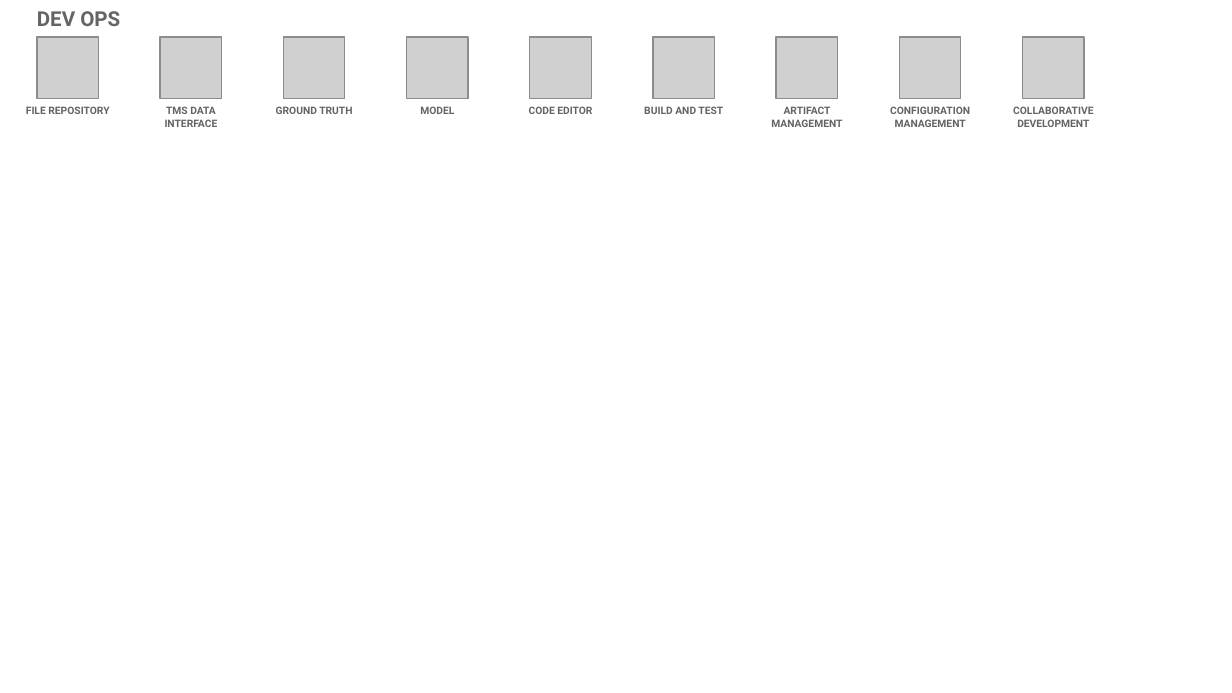
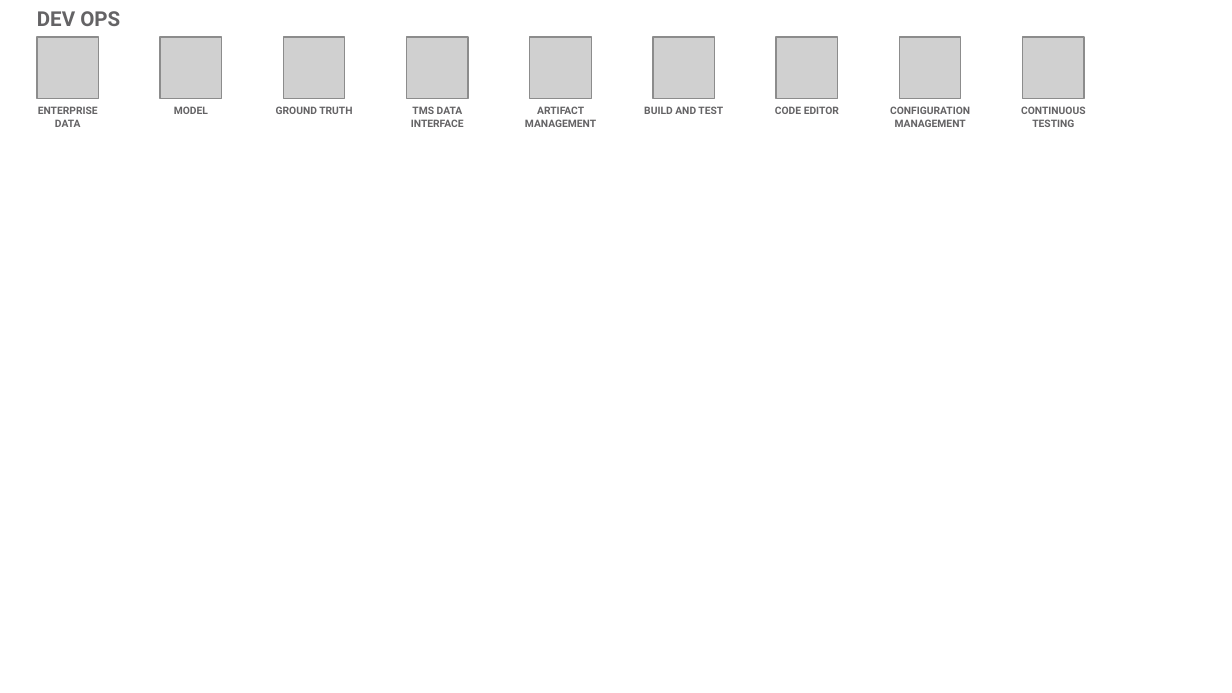
Before and after one commit to l2fprod/myarchitecture, a slide deck: slide 16 of mycatalog-architecture-diagram-template.pptx. Drawn at 1232x693 pixels with LibreOffice and Linux fonts; fonts in the diff are those of the drawing; grey boxes stand for pictures. Boxes give left, top, right and bottom in pixels: in the first picture for what was removed or moved away, otherwise in the second. Text is boxed around its words. In the diff, an @@ line names an element or a change of style, - is before the commit and + after.

```diff
--- a/mycatalog-architecture-diagram-template.pptx
+++ b/mycatalog-architecture-diagram-template.pptx
@@ text at bbox=[38, 106, 98, 127]: text changed @@
-FILE REPOSITORY
+ENTERPRISE DATA
@@ text at bbox=[174, 106, 208, 114]: text changed @@
-TMS DATA INTERFACE
+MODEL
@@ text at bbox=[411, 106, 464, 127]: text changed @@
-MODEL
+TMS DATA INTERFACE
@@ text at bbox=[525, 106, 596, 127]: text changed @@
-CODE EDITOR
+ARTIFACT MANAGEMENT
@@ text at bbox=[775, 106, 839, 114]: text changed @@
-ARTIFACT MANAGEMENT
+CODE EDITOR
@@ text at bbox=[1021, 106, 1085, 127]: text changed @@
-COLLABORATIVE DEVELOPMENT
+CONTINUOUS TESTING
```
Also in this commit, not shown: 11 other slides changed.
